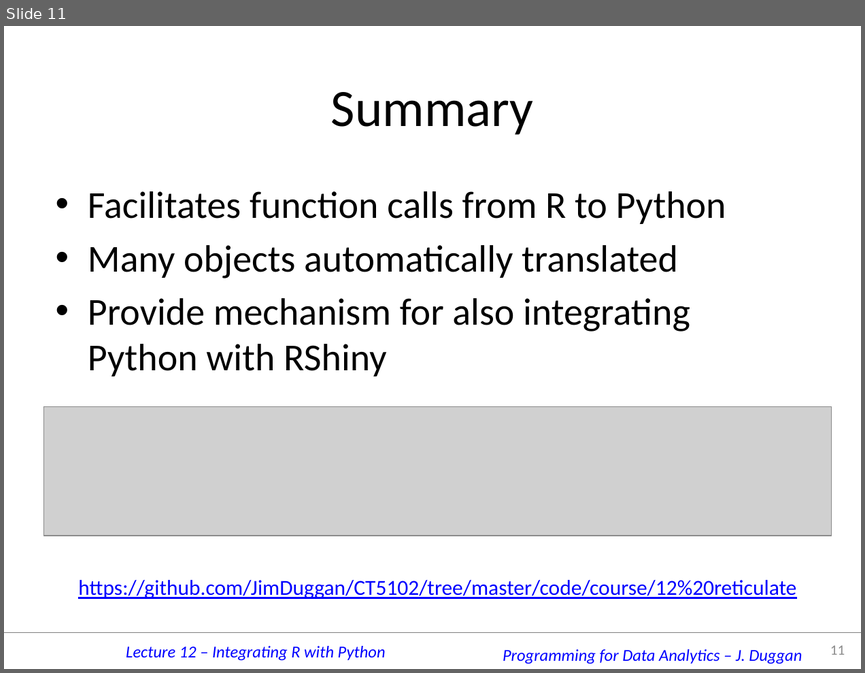
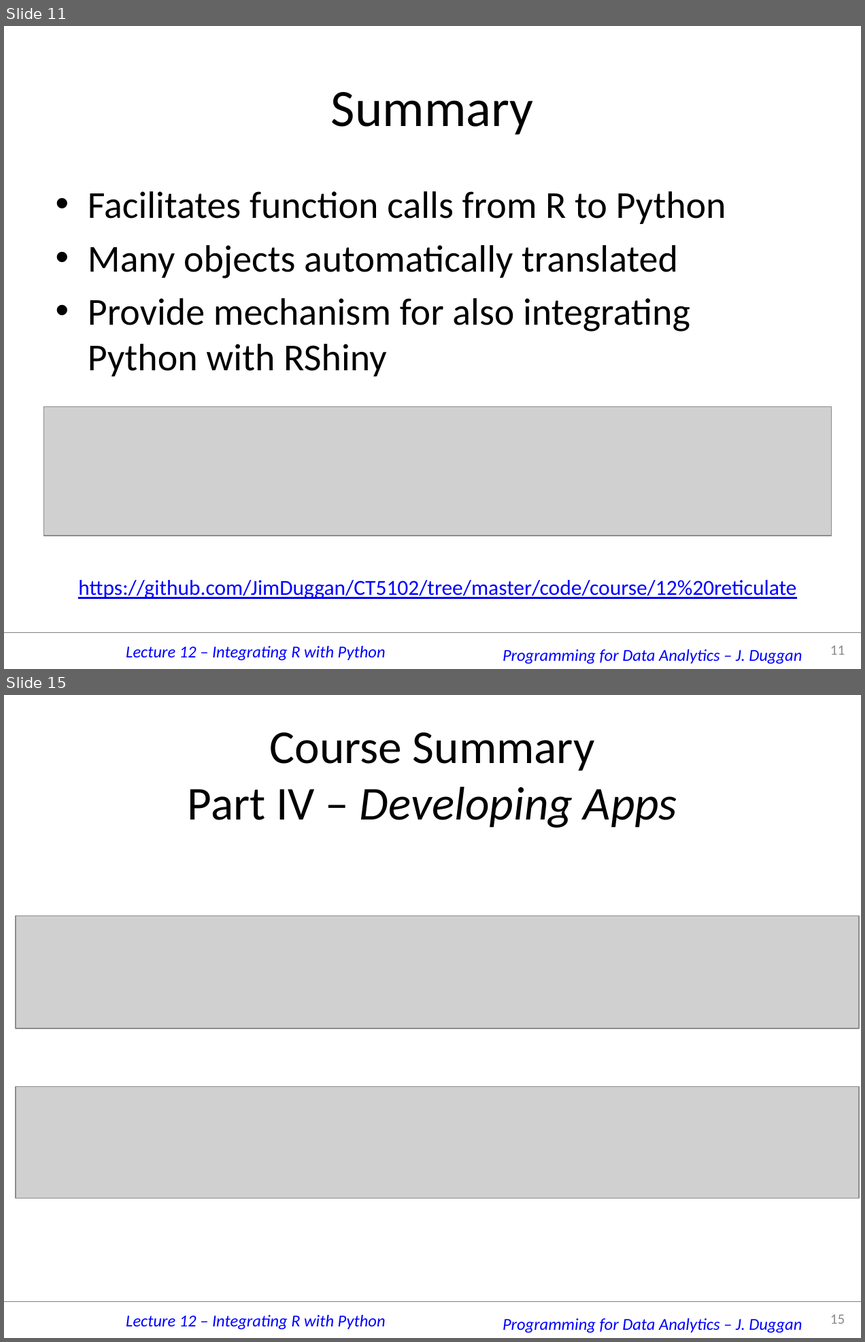
Before and after one commit to JimDuggan/CT5102, a slide deck: materials/12 reticulate/12 Reticulate.pptx. Shown one above the other, each under a label of ours: slide 11 before the commit, slides 11 and 15 after it; the slides between them are not shown. The pictures are 865x673 and 865x1342 pixels, drawn with LibreOffice and Linux fonts; fonts in the diff are those of the drawing; grey boxes stand for pictures; background and template pictures are left out. Boxes give left, top, right and bottom in pixels: in the first picture for what was removed or moved away, otherwise in the second. Text is boxed around its words. In the diff, an @@ line names an element or a change of style, - is before the commit and + after.

```diff
--- a/materials/12 reticulate/12 Reticulate.pptx
+++ b/materials/12 reticulate/12 Reticulate.pptx
@@ slide 15 added at [4, 695, 861, 1338], background #FFFFFF; not listed: 3 template elements that a slide beside it also shows @@
@@ title added at [188, 732, 677, 828], 39.6 pt, text #000000 @@
+Course Summary
+Part IV – Developing Apps
@@ picture added at [16, 916, 859, 1028] @@
@@ picture added at [16, 1087, 859, 1198] @@
@@ page number added at [830, 1314, 844, 1323], 12 pt, text #8C8C8C @@
+15
```
Also in this commit, not shown: 4 other slides added, 30 other files.
